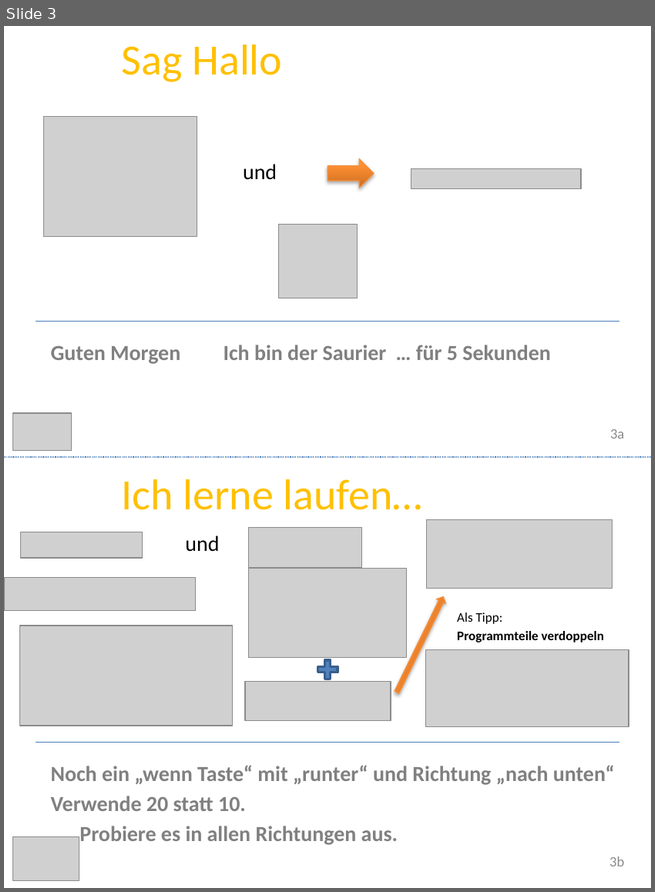
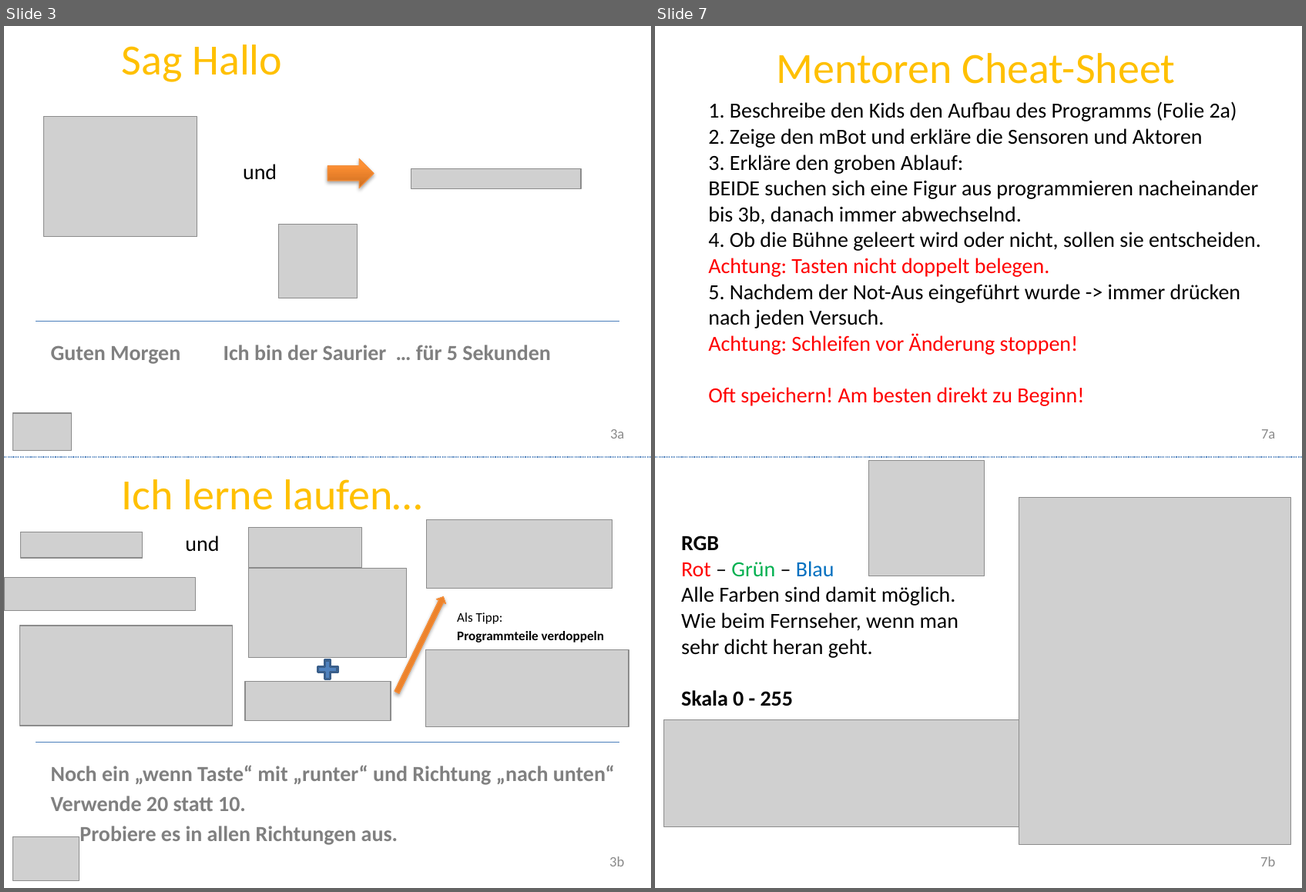
Before and after one commit to Devoxx4KidsDE/workshop-mbot, a slide deck: d4k Workshop mbot.pptx. Shown side by side, each under a label of ours: slide 3 before the commit, slides 3 and 7 after it; the slides between them are not shown. The pictures are 655x892 and 1306x892 pixels, drawn with LibreOffice and Linux fonts; fonts in the diff are those of the drawing; grey boxes stand for pictures; background and template pictures are left out. Boxes give left, top, right and bottom in pixels: in the first picture for what was removed or moved away, otherwise in the second. Text is boxed around its words. In the diff, an @@ line names an element or a change of style, - is before the commit and + after.

```diff
--- a/d4k Workshop mbot.pptx
+++ b/d4k Workshop mbot.pptx
@@ slide 7 added at [655, 26, 1302, 888], background #FFFFFF; not listed: 3 template elements that a slide beside it also shows @@
@@ text added at [777, 53, 1176, 84], 36 pt, text #FFC000 @@
+Mentoren Cheat-Sheet
@@ text added at [708, 101, 1261, 406], 18 pt, text #000000 @@
+1. Beschreibe den Kids den Aufbau des Programms (Folie 2a)
+2. Zeige den mBot und erkläre die Sensoren und Aktoren
+3. Erkläre den groben Ablauf:
+BEIDE suchen sich eine Figur aus programmieren nacheinander bis 3b, danach immer abwechselnd.
+4. Ob die Bühne geleert wird oder nicht, sollen sie entscheiden.
+Achtung: Tasten nicht doppelt belegen.
+5. Nachdem der Not-Aus eingeführt wurde -> immer drücken nach jeden Versuch.
+Achtung: Schleifen vor Änderung stoppen!
+Oft speichern! Am besten direkt zu Beginn!
@@ rectangle added at [667, 259, 1290, 409], fill #FFFFFF, outline #FFFFFF 2 pt @@
@@ picture added at [869, 460, 985, 577] @@
@@ picture added at [1019, 498, 1290, 845] @@
@@ text added at [681, 536, 958, 707], 18 pt, text #000000 @@
+RGB
+Rot – Grün – Blau
+Alle Farben sind damit möglich. Wie beim Fernseher, wenn man sehr dicht heran geht.
+Skala 0 - 255
@@ rectangle added at [655, 690, 1290, 841], fill #FFFFFF, outline #FFFFFF 2 pt @@
@@ picture added at [663, 721, 1019, 827] @@
```
Also in this commit, not shown: 4 slides changed, 1 other file.
